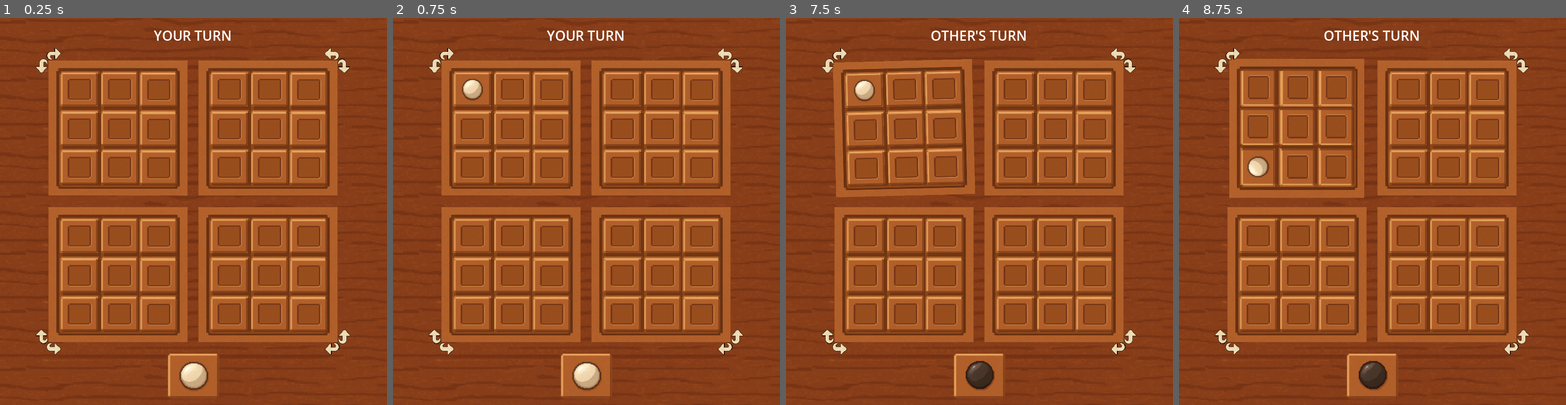
Above: before the commit, frames 1-4 (left to right).
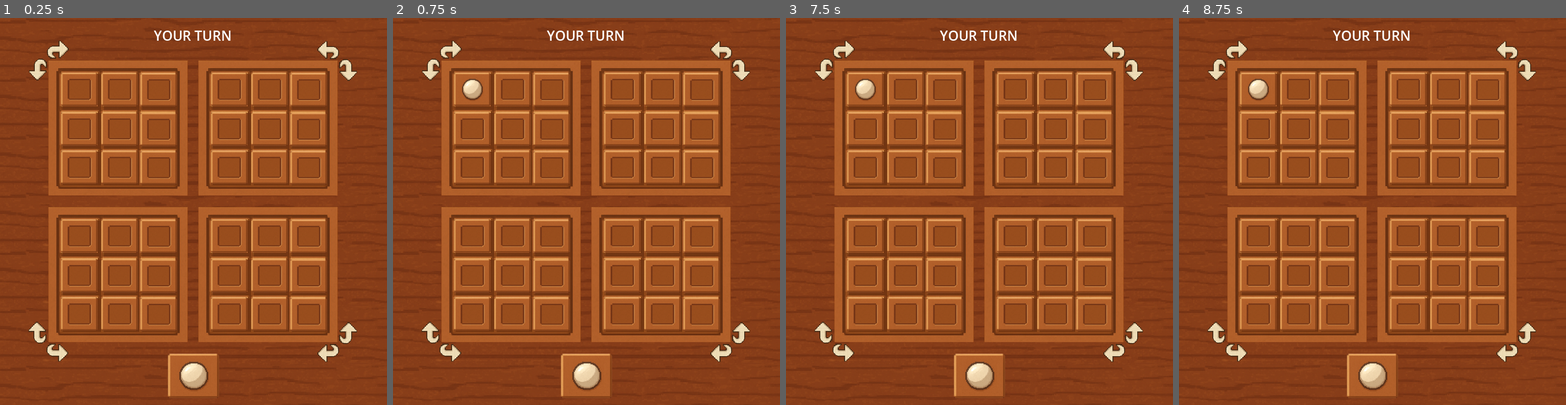
Above: after the commit, the same moments.

Repository: alonn201/Pentago
Game: Godot game, scene res://Scenes/pentago.tscn
The game is run twice, just before and just after one commit, with the same random seed, the same clock (stepped at 60 frames per second) and the same inputs. This scene is started directly instead of the project's main scene.
Inputs (mouse positions are in pixels of both pictures, inside the frame that each line leads up to):
- Up to frame 1 (0.25 s): no input
- Up to frame 2 (0.75 s): tap Enter at 0.5 s; move the mouse to (470, 87) at 0.52 s; click (470, 87) at 0.67 s
- Up to frame 3 (7.5 s): tap Space at 1.25, 2.75, 4.25 s; move the mouse to (905, 87) at 1.27 s; click (905, 87) at 1.42 s; tap Enter at 2, 3.5 s; move the mouse to (944, 91) at 2.02 s; click (944, 91) at 2.17 s; move the mouse to (863, 130) at 2.77 s; click (863, 130) at 2.92 s; move the mouse to (905, 130) at 3.52 s; click (905, 130) at 3.67 s; move the mouse to (944, 130) at 4.27 s; click (944, 130) at 4.42 s; move the mouse to (863, 168) at 5.02 s; click (863, 168) at 5.17 s; move the mouse to (905, 168) at 5.77 s; click (905, 168) at 5.92 s; move the mouse to (944, 168) at 6.52 s; click (944, 168) at 6.67 s; move the mouse to (828, 64) at 7.27 s; click (828, 64) at 7.42 s
- Up to frame 4 (8.75 s): move the mouse to (1233, 52) at 8.02 s; click (1233, 52) at 8.17 s

The runs differ from the first frame. In frame 1, 1.3% of the frame differs, in the area x 7-93%, y 5-89%; in frame 2, 1.3%; in frame 3, 4.8%; in frame 4, 7.3%, in the area x 7-93%, y 3-97%.

Commit message:
turn directions upscale

Diff:
--- a/Scenes/turn_direction.tscn
+++ b/Scenes/turn_direction.tscn
@@ -4,12 +4,13 @@
 [ext_resource type="PackedScene" uid="uid://c0kr5cgox4bdn" path="res://Scenes/turn_arrow.tscn" id="1_w417l"]
 
 [node name="TurnDirection" type="Node2D"]
+scale = Vector2(1.5, 1.5)
 script = ExtResource("1_kffai")
 
 [node name="CounterClockWiseArrow" parent="." instance=ExtResource("1_w417l")]
-position = Vector2(-14, 20)
+position = Vector2(-16.666666, 20)
 rotation = 1.5707964
 scale = Vector2(1, -1)
 
 [node name="ClockWiseArrow" parent="." instance=ExtResource("1_w417l")]
-position = Vector2(19, -13)
+position = Vector2(20, -16.666666)
